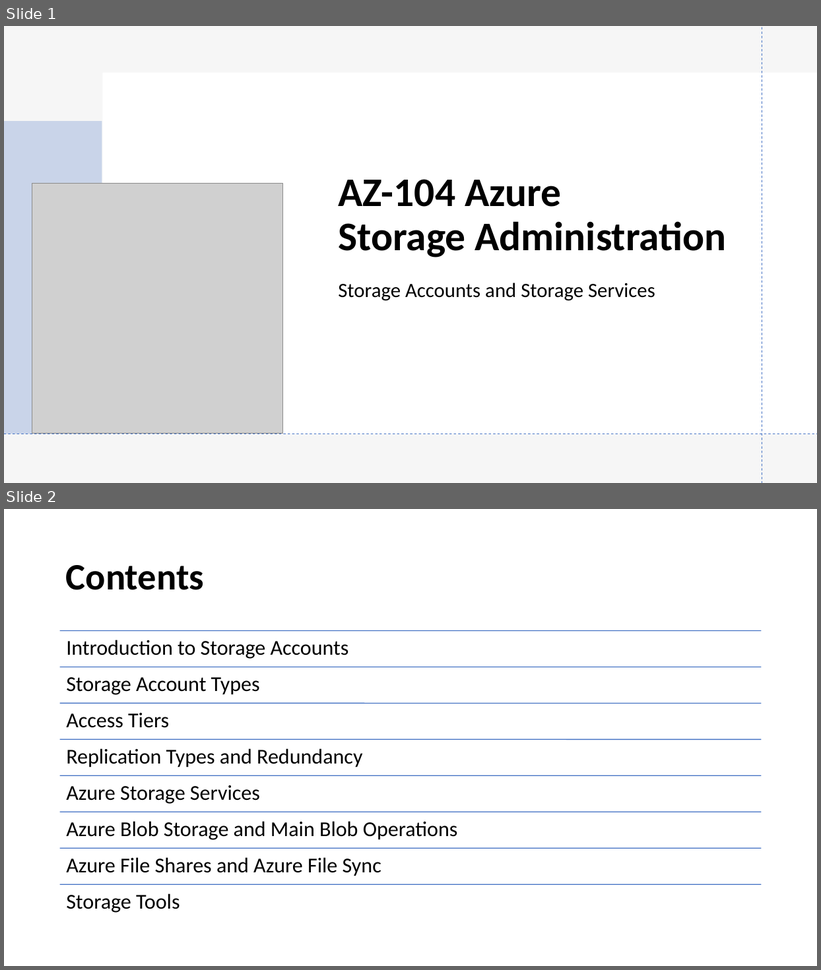
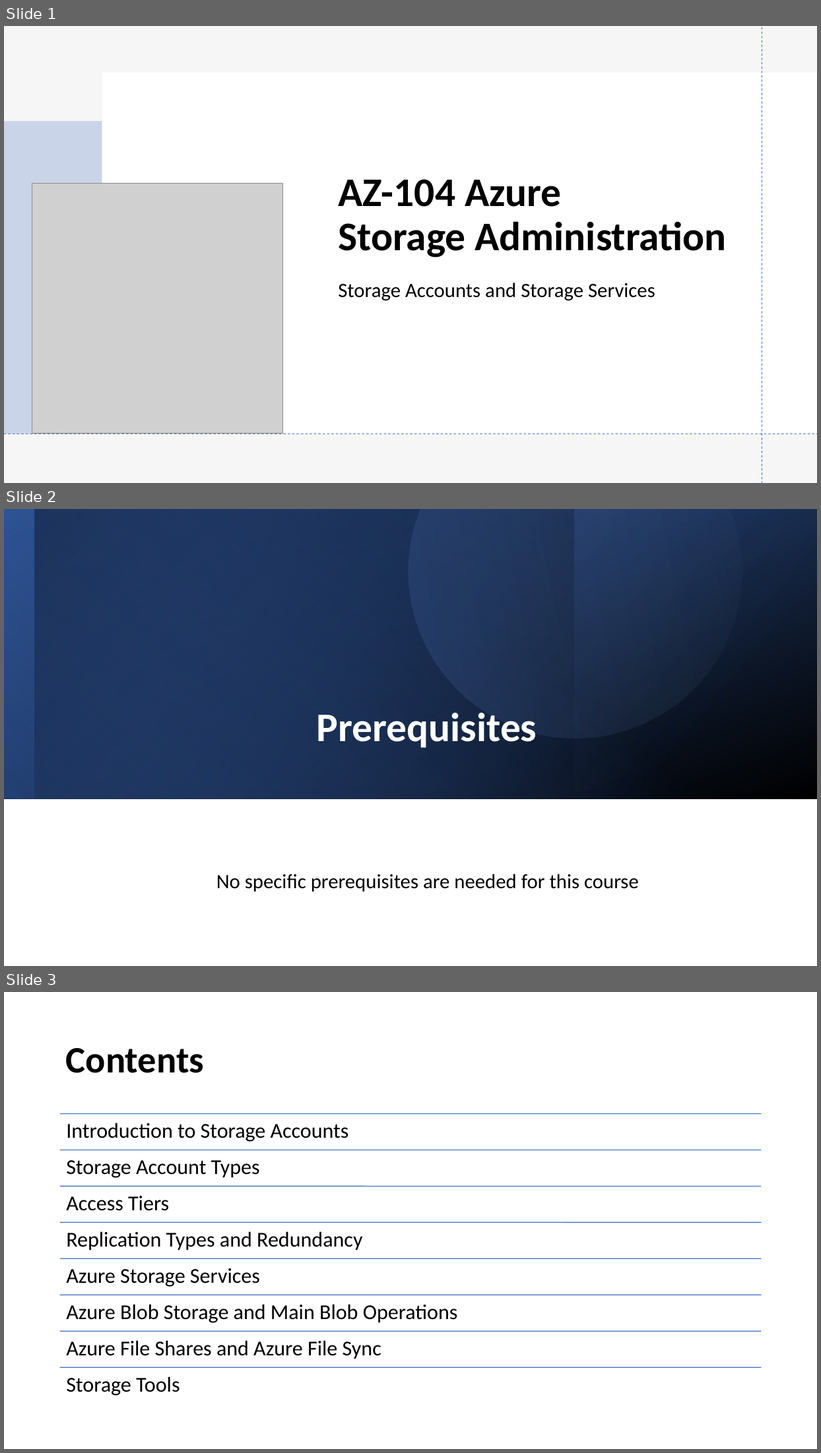
Before and after one commit to ahmedwahid/Azure-study-study, a slide deck: AZ-104 Azure storage - Ahmed Wahid.pptx. Shown one above the other, each under a label of ours: slides 1 and 2 before the commit, slides 1, 2 and 3 after it. The pictures are 821x970 and 821x1453 pixels, drawn with LibreOffice and Linux fonts; fonts in the diff are those of the drawing; grey boxes stand for pictures. Boxes give left, top, right and bottom in pixels: in the first picture for what was removed or moved away, otherwise in the second. Text is boxed around its words. In the diff, an @@ line names an element or a change of style, - is before the commit and + after.

```diff
--- a/AZ-104 Azure storage - Ahmed Wahid.pptx
+++ b/AZ-104 Azure storage - Ahmed Wahid.pptx
@@ slide 2 added at bbox=[4, 509, 817, 966], background #FFFFFF @@
@@ rectangle added at bbox=[4, 509, 817, 799], fill gradient #2F5597 to #000000 @@
@@ rectangle added at bbox=[4, 509, 817, 799], fill gradient #4472C4 to #2F5597 @@
@@ rectangle added at bbox=[4, 509, 574, 799], fill gradient #203864 to #000000 @@
@@ rectangle added at bbox=[34, 509, 817, 799], fill gradient #4472C4 to #000000 @@
@@ freeform shape added at bbox=[350, 509, 784, 797], fill gradient #4472C4 to #8FAADC @@
@@ title added at bbox=[317, 713, 537, 748], 48 pt, text #FFFFFF, bold @@
+Prerequisites
@@ text added at bbox=[217, 874, 639, 892], 24 pt, text #000000 @@
+No specific prerequisites are needed for this course
@@ what was slide 2 is now slide 3 @@
```
Also in this commit, not shown: 1 other slide added.
